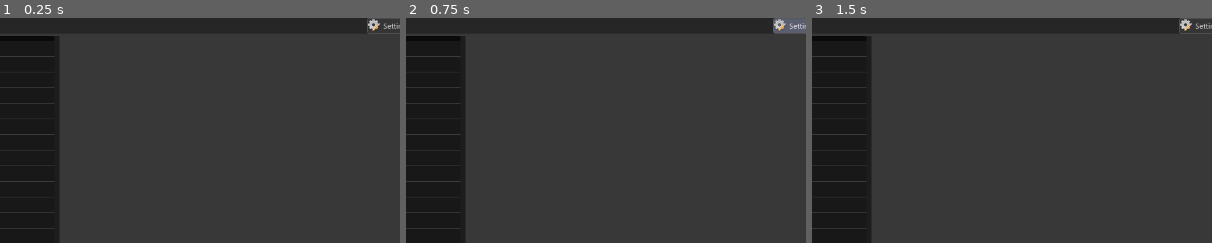
Above: before the commit, frames 1-3 (left to right).
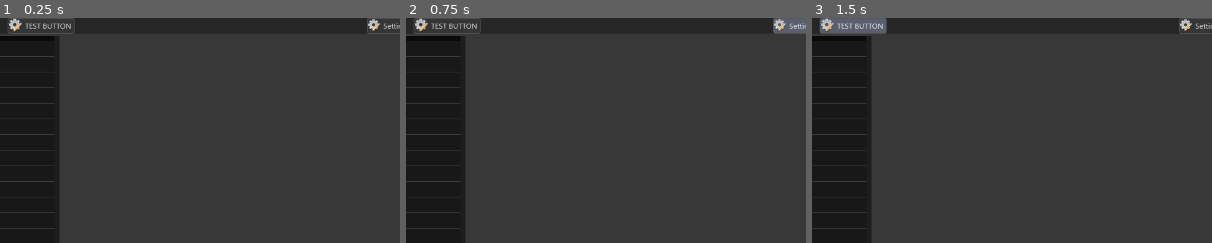
Above: after the commit, the same moments.

Repository: KevinKor001/CSGOWorkshopTools
Game: Godot game, scene res://Panels/Startup/MusicEditor/MusicEditor.tscn
The game is run twice, just before and just after one commit, with the same random seed, the same clock (stepped at 60 frames per second) and the same inputs. This scene is started directly instead of the project's main scene.
Inputs (mouse positions are % of the whole screen's width and height, from its top left):
- Up to frame 1 (0.25 s): no input
- Up to frame 2 (0.75 s): click "Settings" at 0.5 s
- Up to frame 3 (1.5 s): click (48, 2) at 1.25 s, where only the run after the commit has a clickable "TEST BUTTON"
The pictures show only the part of the screen within x 43-93%, y 0-50%; the shares and areas given below are measured in that part.

The runs differ from the first frame. In frame 1, 0.5% of the frame differs, in the area x 2-19%, y 0-8%; in frame 2, 0.5%; in frame 3, 1.2%.
Error after the commit: Invalid operands 'Nil' and 'String' in operator '+'. (res://Panels/Startup/MusicEditor/MusicEditor.gd:60)

Commit message:
LAUNCHING GAME!!!!!!

Diff:
--- a/GameManager.gd
+++ b/GameManager.gd
@@ -13,19 +13,85 @@
 
 func launchGame(args):
 	pass
-func launch_windows_exe_via_wine(exe_path: String, arguments: PackedStringArray) -> int:
+
+func launch_with_proton(exe_path: String, arguments: PackedStringArray, proton_path: String, prefix_path: String) -> int:
 	var global_path = ProjectSettings.globalize_path(exe_path)
+	var global_proton = ProjectSettings.globalize_path(proton_path)
+	var global_prefix = ProjectSettings.globalize_path(prefix_path)
 
-	#make the argument list: [path_to_exe, arg1, arg2, ...]
-	var wine_args = PackedStringArray([global_path])
-	wine_args.append_array(arguments)
+	print("[GameManager] Exe path: ", global_path)
+	print("[GameManager] Proton path: ", global_proton)
+	print("[GameManager] Prefix path: ", global_prefix)
 
-	# Call 'wine' and pass the Windows executable and its flags to it <------------------------ TUD
-	var pid = OS.create_process("wine", wine_args)
+	# Set environment variables for Proton
+	var steam_root = _get_steam_root()
+	OS.set_environment("STEAM_COMPAT_DATA_PATH", global_prefix)
+	OS.set_environment("STEAM_COMPAT_CLIENT_INSTALL_PATH", steam_root)
+	OS.set_environment("SteamAppId", "730")
+	OS.set_environment("SteamGameId", "730")
+	OS.set_environment("PROTON_LOG", "1")
+	OS.set_environment("PROTON_USE_WOW64", "1")
+	OS.set_environment("DXVK_ASYNC", "1")
+	print("[GameManager] Set STEAM_COMPAT_DATA_PATH: ", global_prefix)
+	print("[GameManager] Set STEAM_COMPAT_CLIENT_INSTALL_PATH: ", steam_root)
+	print("[GameManager] Set SteamAppId: 730")
+	print("[GameManager] Set SteamGameId: 730")
+	print("[GameManager] Set DXVK_ASYNC: 1")
+
+	# Build command: proton run <exe> [args]
+	var full_args = PackedStringArray()
+	full_args.append("run")
+	full_args.append(global_path)
+	full_args.append_array(arguments)
+
+	var proton_exec = global_proton + "/proton"
+	print("[GameManager] Executing: ", proton_exec)
+	print("[GameManager] Arguments: ", full_args)
+
+	# Build shell command with environment variables
+	# Use quoted paths like the working command
+	var shell_cmd = "SteamAppId=\"730\" SteamGameId=\"730\" STEAM_COMPAT_CLIENT_INSTALL_PATH=\"%s\" STEAM_COMPAT_DATA_PATH=\"%s\" PROTON_LOG=1 PROTON_USE_WOW64=1 DXVK_ASYNC=1 \"%s\" run \"%s\" %s" % [steam_root, global_prefix, proton_exec, global_path, " ".join(arguments)]
+	print("[GameManager] Shell command: ", shell_cmd)
+
+	var pid = OS.create_process("/bin/sh", ["-c", shell_cmd])
 
 	if pid != -1:
-		print("Windows executable launched via Wine. PID: ", pid)
+		print("Game launched via Proton. PID: ", pid)
 		return pid
 	else:
-		push_error("Failed to run via Wine. Is Wine installed and in your PATH?")
+		push_error("Failed to launch via Proton")
 		return -1
+
+func _find_steam_runtime(search_path: String) -> String:
+	print("[GameManager] Searching for runtime in: ", search_path)
+
+	# Try to find Steam Linux Runtime in the search path
+	var runtime_names = ["SteamLinuxRuntime_sniper", "SteamLinuxRuntime_soldier", "SteamLinuxRuntime"]
+	for name in runtime_names:
+		var test_path = search_path + "/" + name
+		print("[GameManager] Checking: ", test_path)
+		if DirAccess.dir_exists_absolute(test_path):
+			print("[GameManager] Found runtime: ", test_path)
+			return test_path
+
+	# Try Steam's default runtime location
+	var steam_root = _get_steam_root()
+	if steam_root != "":
+		var default_runtime = steam_root + "/ubuntu12_32/steam-runtime"
+		print("[GameManager] Checking fallback: ", default_runtime)
+		if DirAccess.dir_exists_absolute(default_runtime):
+			print("[GameManager] Using fallback runtime: ", default_runtime)
+			return default_runtime
+
+	print("[GameManager] No runtime found!")
+	return ""
+
+func _get_steam_root() -> String:
+	var possible_paths = [
+		OS.get_environment("HOME") + "/.steam/steam",
+		OS.get_environment("HOME") + "/.local/share/Steam",
+	]
+	for path in possible_paths:
+		if DirAccess.dir_exists_absolute(path):
+			return path
+	return ""
--- a/Panels/Startup/MusicEditor/MusicEditor.gd
+++ b/Panels/Startup/MusicEditor/MusicEditor.gd
@@ -5,7 +5,7 @@
 # Called when the node enters the scene tree for the first time.
 func _ready() -> void:
 	setupWindow()
-	#GameManager.launch_windows_exe_via_wine(AppData.gameDir + "csgo.exe", ["-netconport 2121"])
+
 	setup_musicKit_tree(tree)
 
 
@@ -16,6 +16,7 @@
 func _process(delta: float) -> void:
 	pass
 func setupWindow():
+	open_game()
 	DisplayServer.window_set_mode(DisplayServer.WINDOW_MODE_WINDOWED)
 
 
@@ -48,3 +49,21 @@
 
 
 	pass
+
+
+func _on_test_pressed() -> void:
+	pass
+
+func open_game():
+	print("Game launch Sequence")
+
+	var exe_path = AppData.gameDir + "/csgo.exe"
+	var args = ["-netconport", "2121", "-windowed", "-novid", "-nojoy", "-insecure", "+name", "Dev", "-offline"]
+	var proton_path = AppData.protonPath
+	var prefix_path = AppData.protonPrefix
+
+	if proton_path.is_empty() or prefix_path.is_empty():
+		push_error("Proton path or prefix not configured in settings")
+		return
+
+	GameManager.launch_with_proton(exe_path, args, proton_path, prefix_path)
--- a/Panels/Startup/MusicEditor/MusicEditor.tscn
+++ b/Panels/Startup/MusicEditor/MusicEditor.tscn
@@ -5,6 +5,7 @@
 [ext_resource type="Texture2D" uid="uid://bbfghgor7c63x" path="res://icons/cd_edit.png" id="3_iv5r2"]
 [ext_resource type="Texture2D" uid="uid://cubk4vx5ag22v" path="res://icons/cog_edit.png" id="4_b2mwd"]
 [ext_resource type="Texture2D" uid="uid://ce68wq533xm7p" path="res://icons/bricks.png" id="4_eg354"]
+[ext_resource type="Script" uid="uid://cqkpt4v20qrj5" path="res://Panels/Startup/MusicEditor/preview.gd" id="6_hajql"]
 
 [sub_resource type="StyleBoxFlat" id="StyleBoxFlat_x347m"]
 bg_color = Color(0.15127608, 0.15127608, 0.15127605, 1)
@@ -81,7 +82,16 @@
 [node name="VSeparator" type="VSeparator" parent="Panel/VBoxContainer/Panel/HBoxContainer" unique_id=1517789814]
 layout_mode = 2
 
-[node name="NewMusicKit3" type="Button" parent="Panel/VBoxContainer/Panel/HBoxContainer" unique_id=1478631810]
+[node name="Test" type="Button" parent="Panel/VBoxContainer/Panel/HBoxContainer" unique_id=1478631810]
+custom_minimum_size = Vector2(107.345, 0)
+layout_mode = 2
+size_flags_horizontal = 10
+text = "TEST BUTTON"
+icon = ExtResource("4_b2mwd")
+alignment = 0
+expand_icon = true
+
+[node name="NewMusicKit4" type="Button" parent="Panel/VBoxContainer/Panel/HBoxContainer" unique_id=2078102865]
 custom_minimum_size = Vector2(70, 0)
 layout_mode = 2
 size_flags_horizontal = 10
@@ -99,6 +109,7 @@
 icon = ExtResource("4_eg354")
 alignment = 0
 expand_icon = true
+script = ExtResource("6_hajql")
 
 [node name="HSplitContainer" type="HSplitContainer" parent="Panel/VBoxContainer" unique_id=1534197971]
 layout_mode = 2
@@ -130,3 +141,6 @@
 [node name="AudioEditor" type="Panel" parent="Panel/VBoxContainer/HSplitContainer" unique_id=1421632424]
 layout_mode = 2
 size_flags_horizontal = 3
+
+[connection signal="pressed" from="Panel/VBoxContainer/Panel/HBoxContainer/Test" to="." method="_on_test_pressed"]
+[connection signal="pressed" from="Panel/VBoxContainer/Panel/HBoxContainer/Preview" to="Panel/VBoxContainer/Panel/HBoxContainer/Preview" method="_on_pressed"]
--- /dev/null
+++ b/Panels/Startup/MusicEditor/preview.gd
@@ -0,0 +1,23 @@
+extends Button
+
+
+# Called when the node enters the scene tree for the first time.
+func _ready() -> void:
+	pass # Replace with function body.
+
+
+# Called every frame. 'delta' is the elapsed time since the previous frame.
+func _process(delta: float) -> void:
+	pass
+
+
+func _on_pressed() -> void:
+
+	var interface = PortalInterface.new("127.0.0.1", 2121)
+	add_child(interface)
+
+	interface.connected.connect(func(): print("Connected!"))
+	interface.message_received.connect(func(line): print("Got:", line))
+
+	await interface.connect_to_server()
+	interface.send_command("echo hello")
--- a/Panels/Startup/StartupSelector/config_window.gd
+++ b/Panels/Startup/StartupSelector/config_window.gd
@@ -61,7 +61,7 @@
 						if dir.current_is_dir() and is_proton:
 							var proton_path = builtin_proton_path + "/" + dir_name
 							_proton_installations.append(proton_path)
-							print("[Proton Detector] Found built-in: ", proton_path)
+#							print("[Proton Detector] Found built-in: ", proton_path)
 						dir_name = dir.get_next()
 
 	# Remove duplicates
@@ -117,7 +117,7 @@
 						var lib_path = parts[3]
 						if DirAccess.dir_exists_absolute(lib_path):
 							libraries.append(lib_path)
-							print("[Proton Detector] Found library: ", lib_path)
+#							print("[Proton Detector] Found library: ", lib_path)
 
 	return libraries
 
--- a/Scripts/AppData.gd
+++ b/Scripts/AppData.gd
@@ -5,7 +5,7 @@
 @export var VERSION = "1.0.0"
 @export var IsSupramacyInstall = false
 @export var IsToolChainInstalled = false
-@export var gameLaunchArgs = ""
+@export var gameLaunchArgs = ["-windowed", "+echo TEST"]
 @export var protonPath = ""
 @export var protonPrefix = ""
 
@@ -23,14 +23,15 @@
 
 # Called when the node enters the scene tree for the first time.
 func _ready() -> void:
-
+	gameDir = ArgParser.csgo_dir
 	var config = ConfigFile.new()
 	config.load(getToolConfigPath())
+	print("loading from "+ getToolConfigPath())
 	gameDir = config.get_value("General", "csgo_install")
 	IsSupramacyInstall = config.get_value("General", "supremacy_install")
 	protonPath = config.get_value("Linux", "ProtonPath")
-	protonPrefix = config.get_value("General", "ProtonPrefix")
-	gameDir = ArgParser.csgo_dir
+	protonPrefix = config.get_value("Linux", "ProtonPrefix")
+
 
 
 
--- a/Scripts/PortalInterface.gd
+++ b/Scripts/PortalInterface.gd
@@ -1,4 +1,5 @@
 extends Node
+class_name PortalInterface
 
 signal connected
 signal disconnected
@@ -18,39 +19,58 @@
 	_port = port
 	_timeout = timeout
 
-func connect_to_server() -> void:
-	_socket = StreamPeerTCP.new()
-	_socket.set_no_delay(true)
+func connect_to_server(max_retries: int = 5, retry_delay: float = 2.0) -> void:
+	for attempt in range(max_retries):
+		_socket = StreamPeerTCP.new()
+		_socket.set_no_delay(true)
 
-	var error = _socket.connect_to_host(_host, _port)
+		var error = _socket.connect_to_host(_host, _port)
 
-	if error != OK:
-		push_error("Failed to connect to %s:%d - Error: %d" % [_host, _port, error])
-		_socket = null
-		return
+		if error != OK:
+			push_error("Attempt %d: Failed to connect to %s:%d - Error: %d" % [attempt + 1, _host, _port, error])
+			_socket = null
+			if attempt < max_retries - 1:
+				print("[PortalInterface] Retrying in %.1f seconds..." % retry_delay)
+				await get_tree().create_timer(retry_delay).timeout
+			continue
 
-	# Wait for connection with timeout
-	var start_time = Time.get_ticks_msec()
-	while _socket.get_status() == StreamPeerTCP.STATUS_CONNECTING:
-		await get_tree().process_frame
-		if Time.get_ticks_msec() - start_time > _timeout * 1000:
-			push_error("Connection timeout")
+		# Wait for connection with timeout
+		var start_time = Time.get_ticks_msec()
+		while _socket.get_status() == StreamPeerTCP.STATUS_CONNECTING:
+			_socket.poll()
+			await get_tree().process_frame
+			if Time.get_ticks_msec() - start_time > _timeout * 1000:
+				push_error("Attempt %d: Connection timeout" % (attempt + 1))
+				_socket = null
+				if attempt < max_retries - 1:
+					print("[PortalInterface] Retrying in %.1f seconds..." % retry_delay)
+					await get_tree().create_timer(retry_delay).timeout
+				break
+
+		# Check final status
+		_socket.poll()
+		if _socket and _socket.get_status() == StreamPeerTCP.STATUS_CONNECTED:
+			_connected = true
+			_running = true
+			_listen_loop()
+			send_command("clear")
+			send_command("echo ---> PortalScript Interface Connected! <---")
+			print("[PortalInterface] Connected to netconsole on %s:%d!" % [_host, _port])
+			connected.emit()
+			return
+		else:
+			push_error("Attempt %d: Connection failed - status: %d" % [attempt + 1, _socket.get_status() if _socket else -1])
 			_socket = null
-			return
+			if attempt < max_retries - 1:
+				print("[PortalInterface] Retrying in %.1f seconds..." % retry_delay)
+				await get_tree().create_timer(retry_delay).timeout
 
-	if _socket.get_status() == StreamPeerTCP.STATUS_CONNECTED:
-		_connected = true
-		_running = true
-		_listen_loop()
-		send_command("clear")
-		send_command("echo ---> PortalScript Interface Connected! <---")
-		print("[PortalInterface] Connected to netconsole on %s:%d!" % [_host, _port])
-		connected.emit()
-	else:
-		push_error("Connection failed")
-		_socket = null
+	push_error("Failed to connect after %d attempts" % max_retries)
+	_socket = null
 
 func send_command(command: String) -> void:
+	print("[PortalInterface] send_command called. _connected: %s, _socket: %s" % [_connected, _socket != null])
+
 	if not _connected or not _socket:
 		push_error("Not connected to server")
 		return
@@ -61,7 +81,8 @@
 	if error != OK:
 		push_error("Failed to send command: %d" % error)
 	else:
-		print("[PortalInterface] Sent: %s" % command.strip())
+		print("[PortalInterface] Sent: %s" % command.strip_edges())
+		_socket.poll()
 
 func _listen_loop() -> void:
 	var buffer: PackedByteArray = []
@@ -89,7 +110,7 @@
 		await get_tree().process_frame
 
 func _process_line(line: String) -> void:
-	line = line.strip()
+	line = line.strip_edges()
 	if line.is_empty():
 		return
 
@@ -147,20 +168,20 @@
 
 	return _last_vector
 
-func disconnect() -> void:
+func disconnect_from_server() -> void:
 	_running = false
 	_connected = false
 
 	if _socket:
-		send_command("echo ---> PortalScript Interface Disconnected! <---")
+		send_command("echo ---> PortalScript (for CSGO) Interface Disconnected! <---")
 		_socket.close()
 		_socket = null
 
 	print("[PortalInterface] Disconnected")
 	disconnected.emit()
 
-func is_connected() -> bool:
+func has_connection() -> bool:
 	return _connected and _socket != null and _socket.get_status() == StreamPeerTCP.STATUS_CONNECTED
 
 func _exit_tree() -> void:
-	disconnect()
+	disconnect_from_server()
Not shown, added: Panels/Startup/MusicEditor/preview.gd.uid
Not shown, added: unpacked
